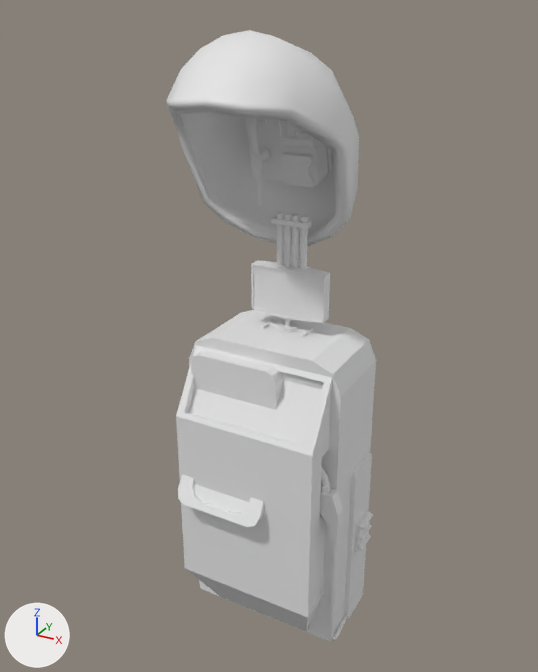
An edit to the FBX model Golden Bambu/Assets/FBX/Modelos.fbx, drawn before and after from the same camera.
Rendered twice from a 50 mm lens placed at (3.59, -7.04, 7.07), pointed at (-0.17, -0.2, 3.64). The lights are fixed; the arrows at lower left show +X, +Y and +Z. The picture after the commit comes second. Where no turn or scale is listed for an object, it has been applied to the vertices.
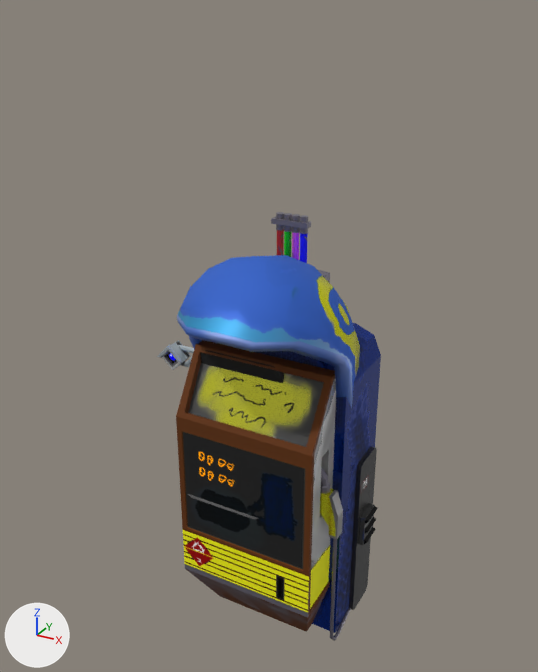
Diff of the bpy script that builds the scene:
```diff
--- a/Golden Bambu/Assets/FBX/Modelos.fbx.py
+++ b/Golden Bambu/Assets/FBX/Modelos.fbx.py
@@ img_uvroughness_png @@
+img_uvroughness_png = load_image('UVRoughness.png', '../../../Pintura Digital e Texturização/Modelagem de 5 objetos/UVRoughness.png', 1024, 1024, 'Non-Color')
@@ img_uvcolor_png @@
+img_uvcolor_png = load_image('UVColor.png', '../../../Pintura Digital e Texturização/Modelagem de 5 objetos/UVColor.png', 1024, 1024, 'sRGB')
@@ img_uvemission_png @@
+img_uvemission_png = load_image('UVEmission.png', '../../../Pintura Digital e Texturização/Modelagem de 5 objetos/UVEmission.png', 1024, 1024, 'Non-Color')
@@ img_uvmetalic_png @@
+img_uvmetalic_png = load_image('UVMetalic.png', '../../../Pintura Digital e Texturização/Modelagem de 5 objetos/UVMetalic.png', 1024, 1024, 'Non-Color')
@@ mat_atlas @@
+mat_atlas = bpy.data.materials.new('Atlas')
+# uses the picture img_uvcolor_png
+# uses the picture img_uvemission_png
+# uses the picture img_uvmetalic_png
+# uses the picture img_uvroughness_png
@@ me_cube_001 @@
 # used by ob_cube; location = (0.0, 0.0, 0.0)
-me_cube_001.from_pydata(...)  # 608 vertices, 561 faces; spans x -0.85..1.04, y -1.14..0.24, z 0.01..5.03
+me_cube_001.from_pydata(...)  # 606 vertices, 547 faces; spans x -0.85..1.04, y -1.14..0.24, z 0.01..5.03
+# me_cube_001 part 1: 6 vertices added at x 0.94..1.04, y -0.85..-0.71, z 1.73
+# me_cube_001 part 2: 535 faces spanning x -0.85..1.04, y -1.14..0.24, z 0.01..5.03 switch from no material to mat_atlas
+# other edits to the shape of me_cube_001 do not show in these pictures
@@ me_cube @@
 # used by ob_cube_001; location = (0.0, 0.0, 0.0)
-me_cube.from_pydata(...)  # 330 vertices, 300 faces; spans x -0.95..1.11, y -1.3..0.3, z 0.01..3.72
+me_cube.from_pydata(...)  # 330 vertices, 300 faces; spans x -0.95..1.11, y -1.15..0.46, z 0.01..3.72
+# me_cube part 3: the whole mesh is moved by (0.0, 0.15, 0.0)
+me_cube.materials.append(mat_atlas)
@@ me_trafficlightscar @@
+me_trafficlightscar.from_pydata(...)  # 503 vertices, 471 faces; spans x -1.82..0.47, y -0.19..0.15, z 0.0..3.29
+me_trafficlightscar.materials.append(mat_atlas)
@@ me_payphone @@
+me_payphone.from_pydata(...)  # 901 vertices, 826 faces; spans x -0.97..1.01, y -1.62..0.42, z 0.0..4.79
+me_payphone.materials.append(mat_atlas)
@@ ob_orelhão @@
-ob_orelhão = bpy.data.objects.new('Orelhão', me_orelhão)
-ob_orelhão.location = (0.0, 0.0, 0.0)
@@ ob_trafficlightscar @@
+ob_trafficlightscar = bpy.data.objects.new('TrafficLightsCar', me_trafficlightscar)
+ob_trafficlightscar.location = (0.0, 0.0, 0.0)
@@ ob_payphone @@
+ob_payphone = bpy.data.objects.new('Payphone', me_payphone)
+ob_payphone.location = (0.0, 0.0, 0.0)
```

Changed parts and their boxes [x1, y1, x2, y2] in the pictures (538 x 672 px):
'Orelhão', deleted: before [166, 30, 359, 263]
'Cube.001', recoloured, moved: before [178, 309, 376, 641]; after [188, 323, 381, 633]
'Payphone', added (blue): after [177, 255, 360, 408]
'TrafficLightsCar', added: after [157, 340, 194, 370]
part 1 of me_cube_001, added: after [329, 522, 343, 539]
part 2 of me_cube_001, recoloured (darker): [176, 212, 347, 641] in both
